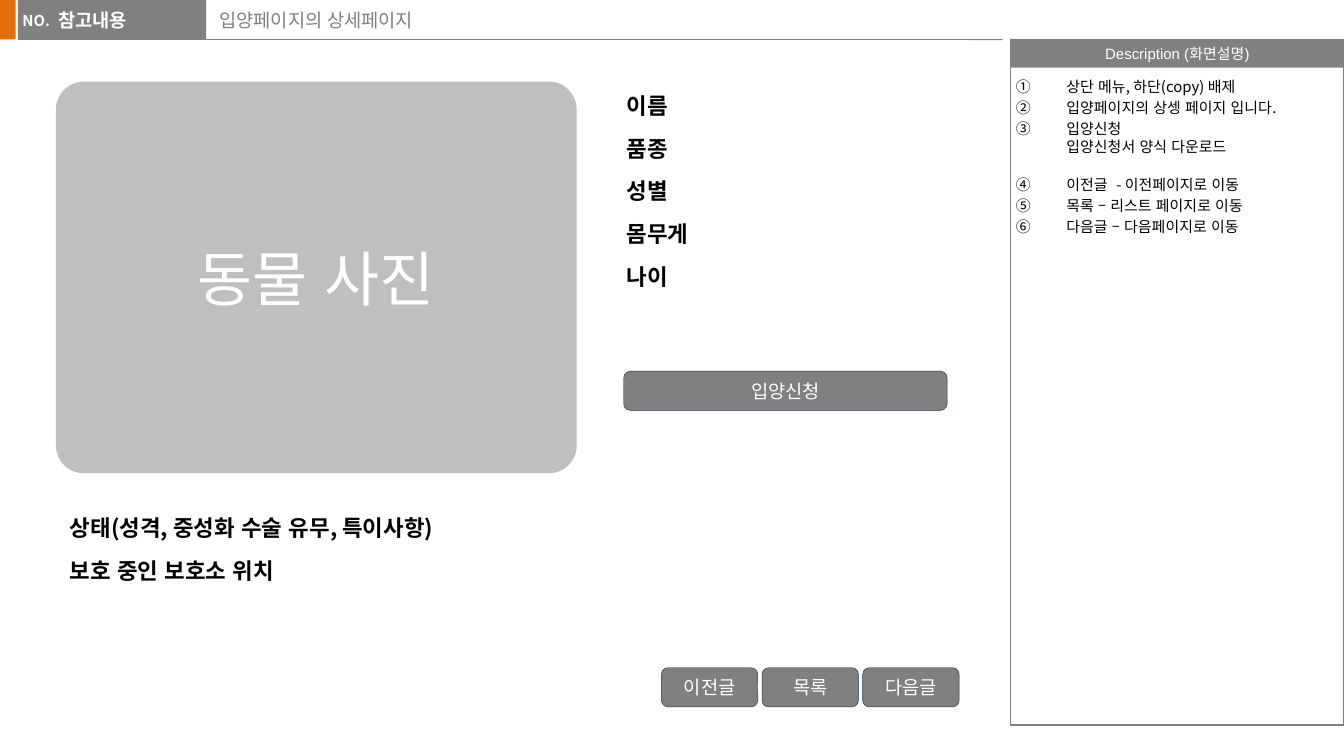
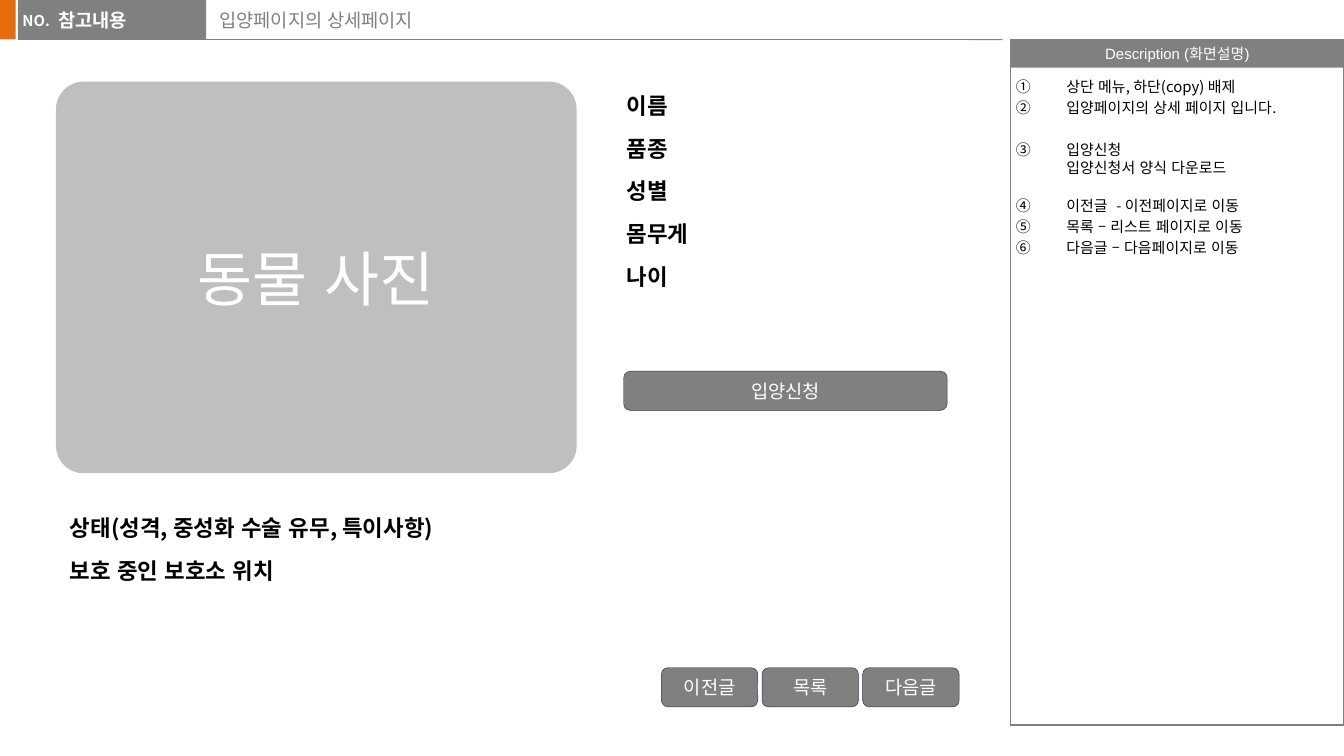
Before and after one commit to jaemikim/Notes, a slide deck: slide 6 of 기획문서/보보 (가칭)_v1-1.pptx (slide 8 before the commit). Drawn at 1344x756 pixels with LibreOffice and Linux fonts; fonts in the diff are those of the drawing. Boxes give left, top, right and bottom in pixels: in the first picture for what was removed or moved away, otherwise in the second. Text is boxed around its words. In the diff, an @@ line names an element or a change of style, - is before the commit and + after.

```diff
--- a/기획문서/보보 (가칭)_v1-1.pptx
+++ b/기획문서/보보 (가칭)_v1-1.pptx
@@ text at (1066, 100, 1277, 115): text changed @@
-2. 입양페이지의 상셍 페이지 입니다.
+2. 입양페이지의 상세 페이지 입니다.
```
Also in this commit, not shown: 4 other slides changed, 3 slides added, 2 slides removed, 4 other files.
